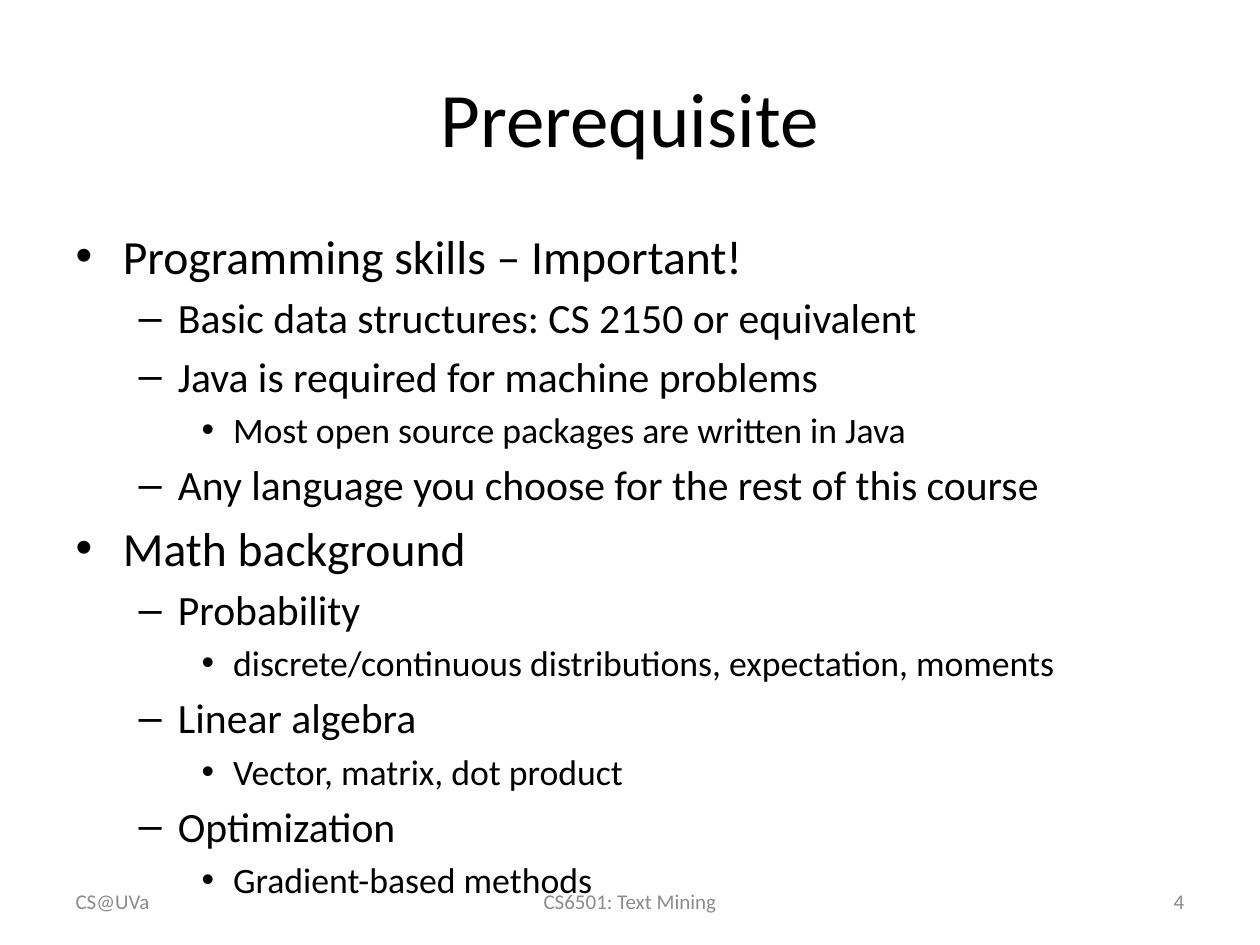
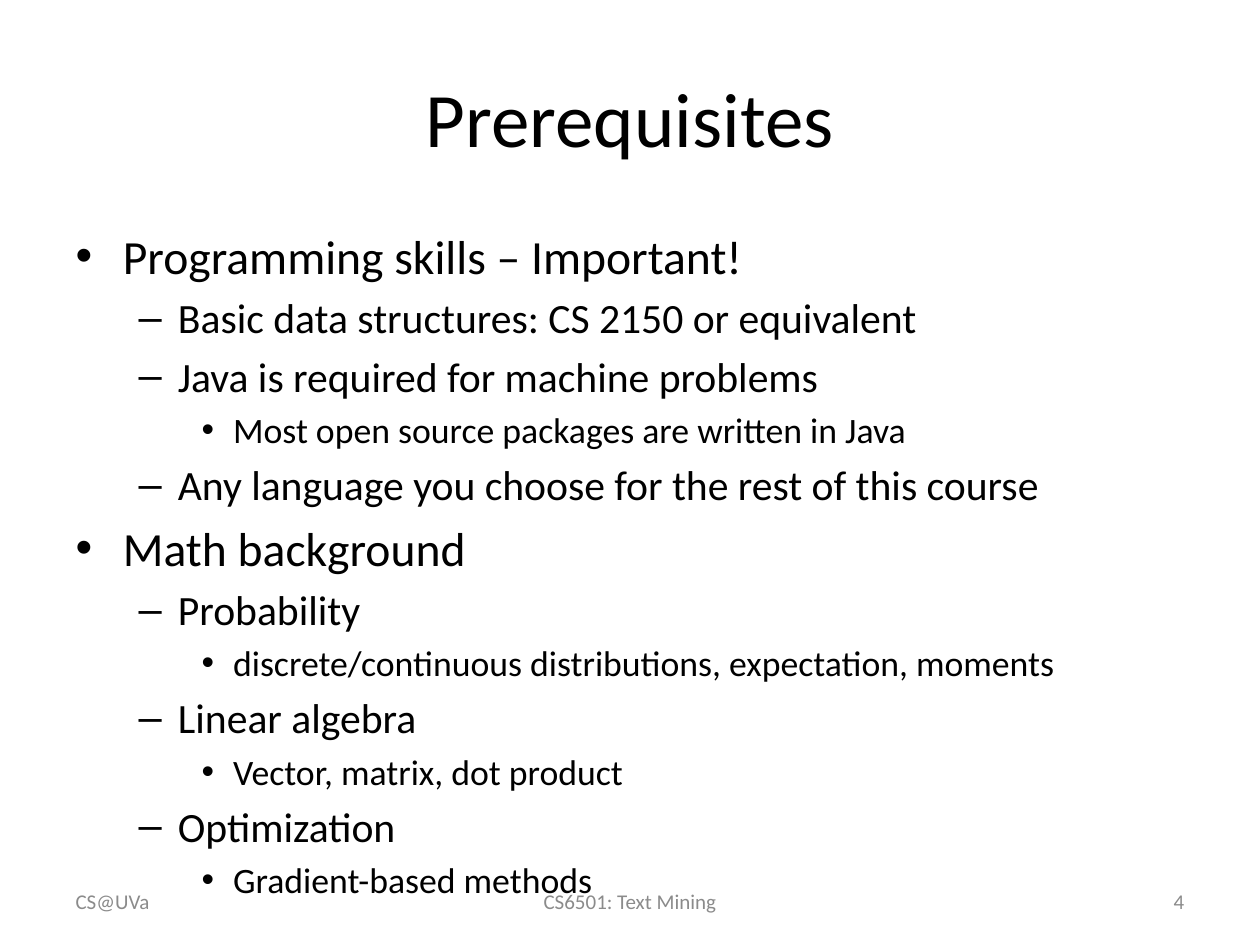
Before and after one commit to wang296/CS6501-Text-Mining, a slide deck: slide 4 of docs/CoursePolicy.pptx. Drawn at 1260x945 pixels with LibreOffice and Linux fonts; fonts in the diff are those of the drawing. Boxes give left, top, right and bottom in pixels: in the first picture for what was removed or moved away, otherwise in the second. Text is boxed around its words. In the diff, an @@ line names an element or a change of style, - is before the commit and + after.

```diff
--- a/docs/CoursePolicy.pptx
+++ b/docs/CoursePolicy.pptx
@@ title at [426,94,834,160]: text changed @@
-Prerequisite
+Prerequisites
```
Also in this commit, not shown: 7 other slides changed, 1 slide added, 6 other files.
